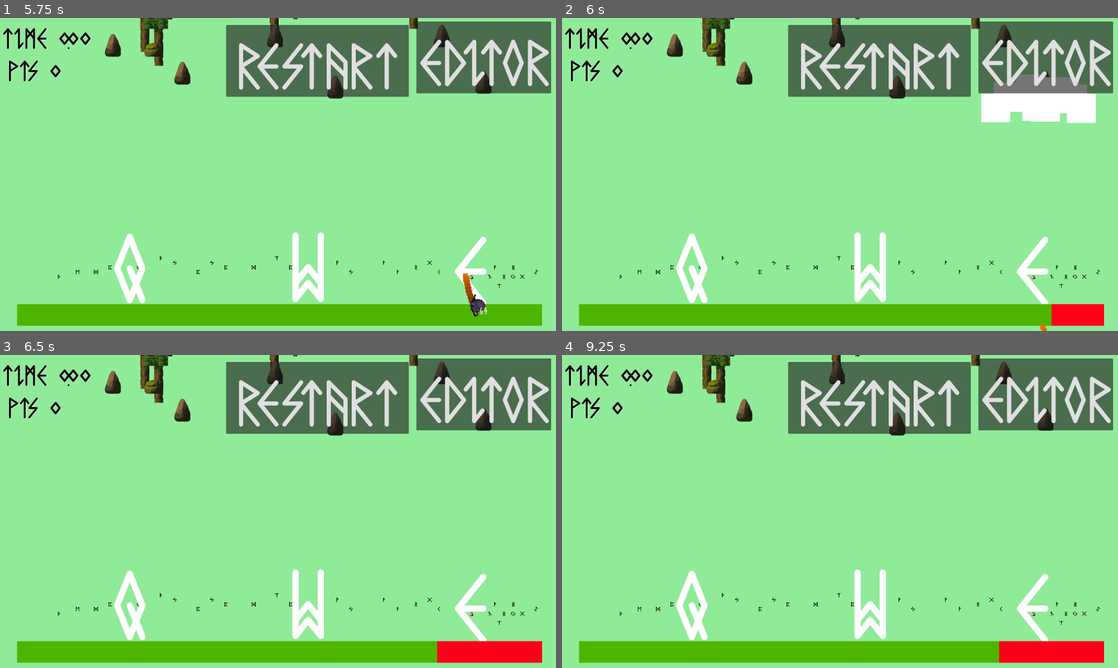
Above: before the commit, frames 1-4 (two rows, left to right).
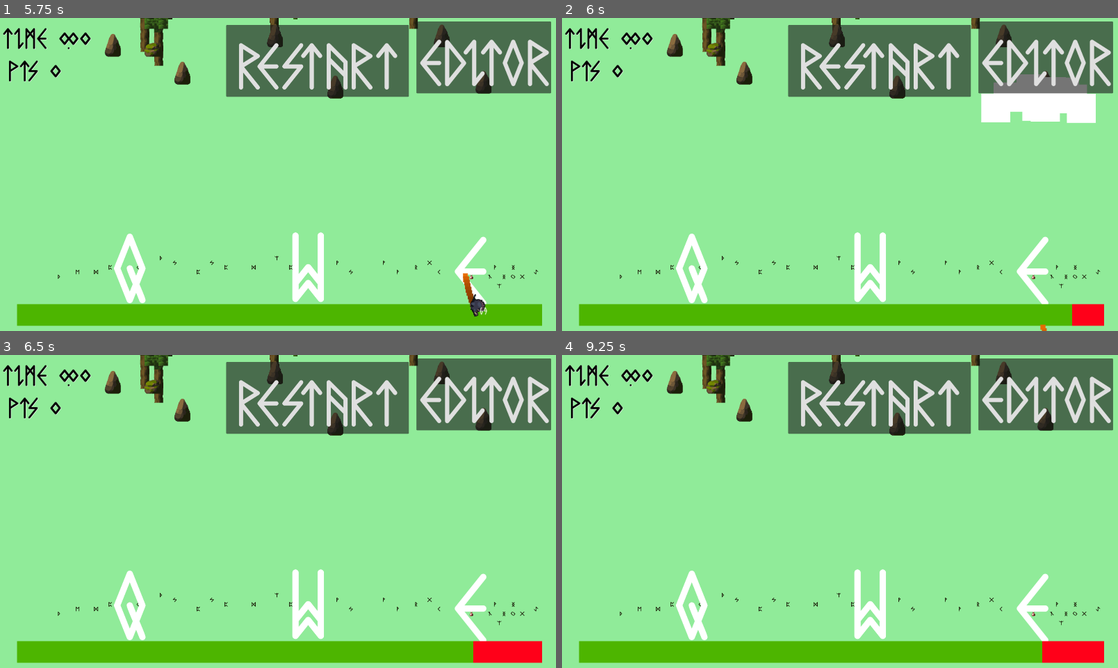
Above: after the commit, the same moments.

Repository: NamespaceV/LudumDare2024
Game: Godot game, scene res://main_scene.tscn
Two runs of this game, one before a commit and one after it. Both use one fixed random seed, a clock stepped at 60 frames per second and the inputs below. Sound files missing from this copy of the repository are replaced by a short silence.
Inputs (mouse positions are in pixels of both pictures, inside the frame that each line leads up to):
- Up to frame 1 (5.75 s): click "restart" at 0.5 s; click "restart" at 1.25 s; click "restart" at 2 s; click "EDITOR" at 2.75 s; click "▶️" at 3.5 s; move the mouse to (400, 158) at 4.27 s; tap E (e) at 4.35, 5.3 s; click (400, 158) at 4.42 s; tap W (w) at 4.55, 5.1 s; move the mouse to (166, 190) at 5.02 s; click (166, 190) at 5.17 s
- Up to frame 2 (6 s): move the mouse to (895, 105) at 5.77 s; tap E (e) at 5.85 s; click (895, 105) at 5.92 s
- Up to frame 3 (6.5 s): tap W (w) at 6.05 s
- Up to frame 4 (9.25 s): move the mouse to (812, 574) at 6.52 s; tap Space (edit_next) at 6.6 s; click (812, 574) at 6.67 s; tap E (e) at 6.8, 8.3 s; move the mouse to (1006, 558) at 7.27 s; tap C (edit_prev) at 7.35 s; click (1006, 558) at 7.42 s; tap W (w) at 7.55, 8.85 s; move the mouse to (673, 464) at 8.02 s; tap Q (q) at 8.1 s; click (673, 464) at 8.17 s; move the mouse to (867, 511) at 8.77 s; click (867, 511) at 8.92 s

Frame 1 is identical in both runs. In frame 2, 0.3% of the frame differs, in the area x 88-92%, y 91-99%; in frame 3, 0.5%; in frame 4, 0.6%, in the area x 78-87%, y 91-99%.

Commit message:
tweak params add pct on fail

Diff:
--- a/MainGame/MainGame.gd
+++ b/MainGame/MainGame.gd
@@ -9,6 +9,12 @@
 var points :float = 0
 var go_down = false
 var hp = 100
+var time_since_last_hit = 0
+
+const HEAL_DELAY = 1.5
+const HEAL_PER_SECOND = 1.0
+const DMG_PER_MISS = 7.0
+
 
 #@export
 @onready
@@ -45,7 +51,7 @@
 		enemies.append([])
 
 func reset_level():
-	hp = 100
+	hp = 100.0
 	points = 0
 	song_time = 0
 	idx = 0
@@ -60,7 +66,7 @@
 	$TRACK.stream = load(track.audio_file)
 	reset_level()
 
-func _process(_delta):
+func _process(delta):
 	$HpBar.value = hp
 	$"../Timer".text = "Time: " +  ("%.2f" % song_time) +"\n Pts: " + str(int(points))
 
@@ -73,10 +79,17 @@
 #	if go_down:
 #		position = base_position + amplitude * clampf(song_time/0.5, 0,1)
 	check_spawn_enemies_and_idx()
+	healing(delta)
+
+func healing(delta):
+	time_since_last_hit += delta
+	if time_since_last_hit > HEAL_DELAY:
+		hp += delta * HEAL_PER_SECOND
 
 func check_end_conditions() -> bool:
 	if hp <= 0:
 		$FAIL.show()
+		$FAIL/PCT.text = str(int((song_time * 100 / $TRACK.stream.get_length())))+" pct"
 		$TRACK.stop()
 		return true
 
@@ -140,7 +153,8 @@
 	return e
 
 func enemy_run_away():
-	hp -= 10
+	hp -= DMG_PER_MISS
+	time_since_last_hit = 0
 	if hp <= 0:
 		$FAIL.show()
 
--- a/main_scene.tscn
+++ b/main_scene.tscn
@@ -168,6 +168,16 @@
 theme_override_font_sizes/font_size = 300
 text = "SUMMON FAILED"
 
+[node name="PCT" type="Label" parent="MainNode/FAIL"]
+offset_left = -265.0
+offset_top = 2022.0
+offset_right = 73.0
+offset_bottom = 2386.0
+theme_override_colors/font_color = Color(0.988235, 0, 0, 1)
+theme_override_colors/font_shadow_color = Color(0, 0, 0, 1)
+theme_override_font_sizes/font_size = 300
+text = "10 pct"
+
 [node name="WIN" type="Node2D" parent="MainNode"]
 visible = false
 
